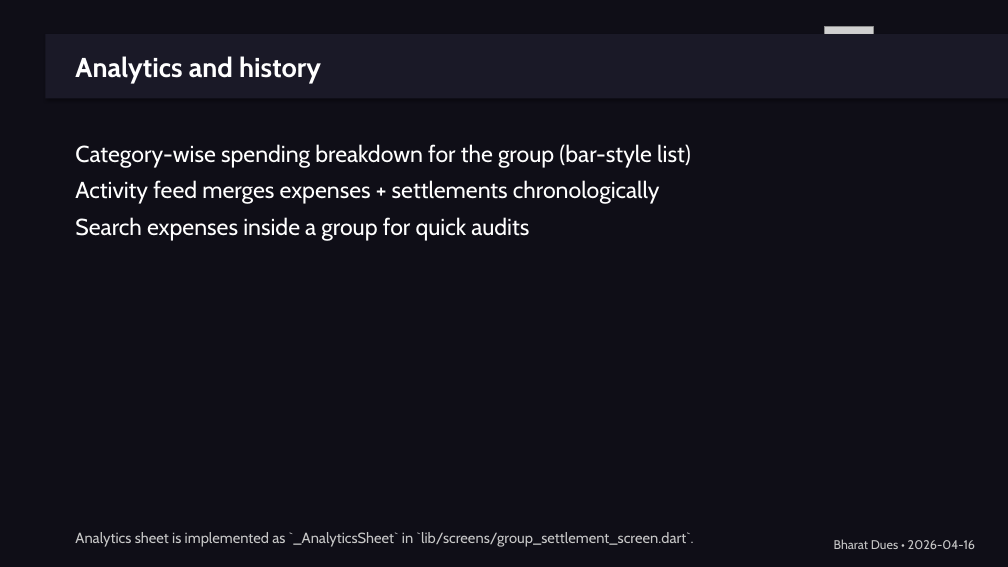
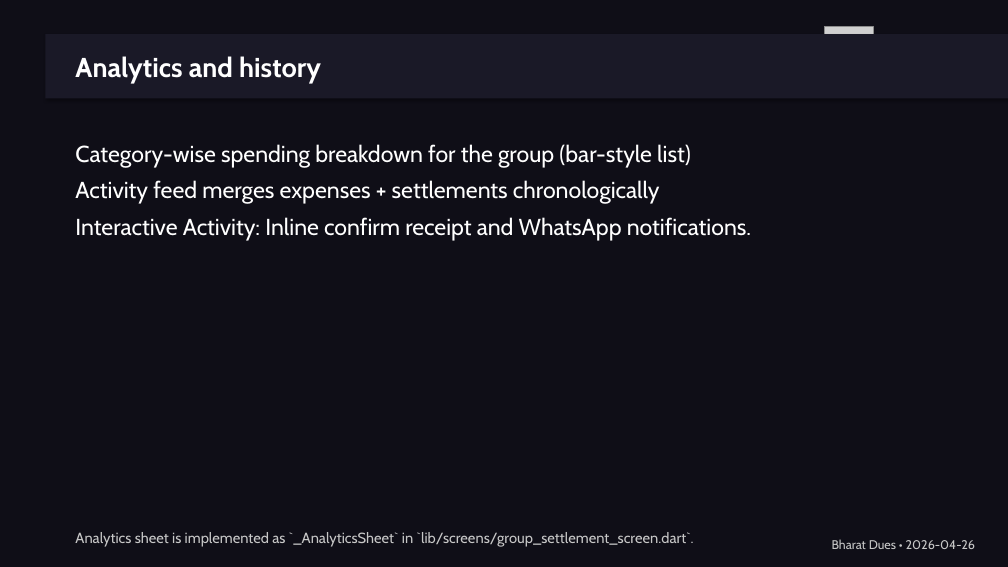
Before and after one commit to shikharagrawal17/settleup, a slide deck: slide 11 of BharatDues_App_Guide.pptx. Drawn at 1008x567 pixels with LibreOffice and Linux fonts; fonts in the diff are those of the drawing; grey boxes stand for pictures. Boxes give left, top, right and bottom in pixels: in the first picture for what was removed or moved away, otherwise in the second. Text is boxed around its words. In the diff, an @@ line names an element or a change of style, - is before the commit and + after.

```diff
--- a/BharatDues_App_Guide.pptx
+++ b/BharatDues_App_Guide.pptx
@@ text at (75, 217, 751, 241): text changed @@
-Search expenses inside a group for quick audits
+Interactive Activity: Inline confirm receipt and WhatsApp notifications.
@@ text at (832, 539, 976, 549): text changed @@
-Bharat Dues • 2026-04-16
+Bharat Dues • 2026-04-26
```
Also in this commit, not shown: 12 other slides changed, 27 other files.
